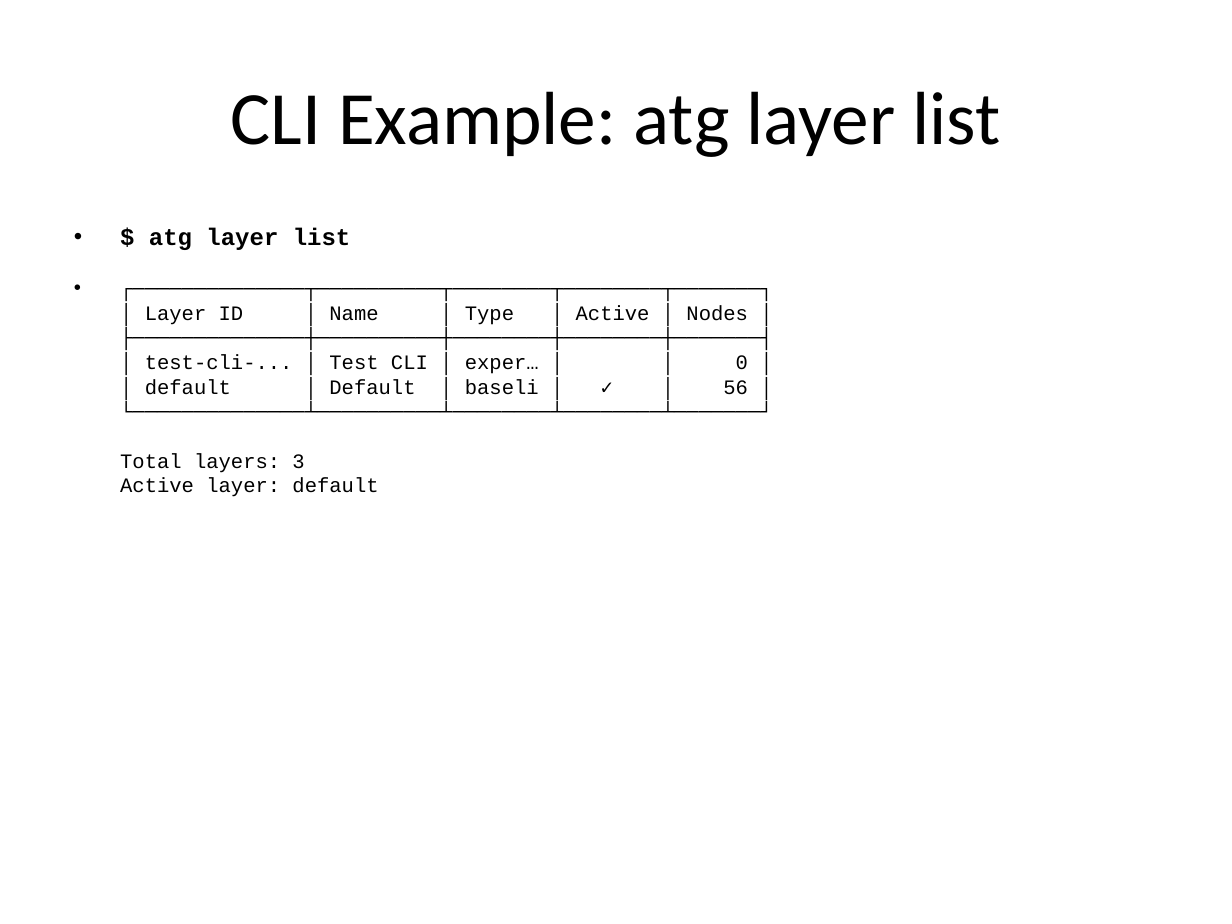
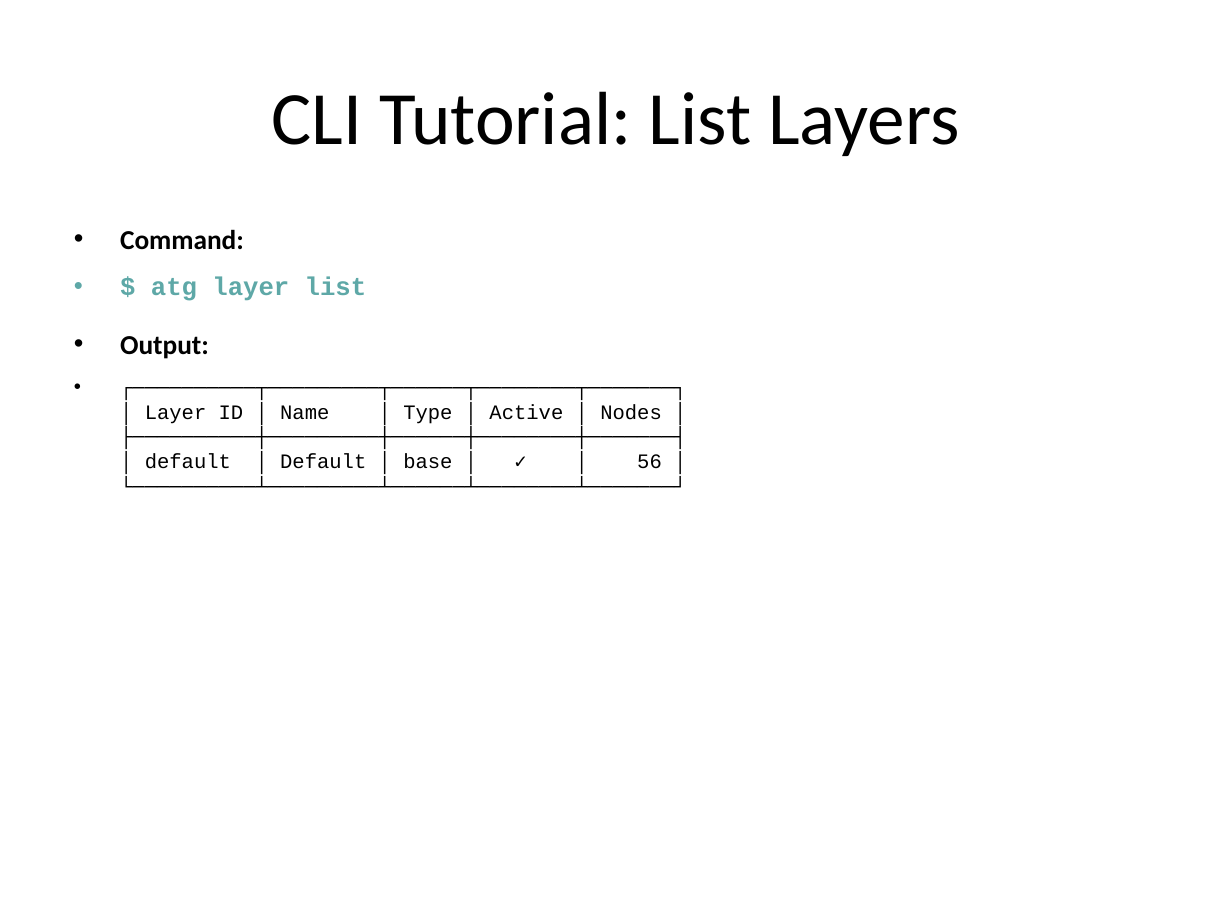
Before and after one commit to rysweet/azure-tenant-grapher, a slide deck: slide 8 of Multi_Layer_Graph_Projections.pptx (slide 9 before the commit). Drawn at 1232x924 pixels with LibreOffice and Linux fonts; fonts in the diff are those of the drawing. Boxes give left, top, right and bottom in pixels: in the first picture for what was removed or moved away, otherwise in the second. Text is boxed around its words. In the diff, an @@ line names an element or a change of style, - is before the commit and + after.

```diff
--- a/Multi_Layer_Graph_Projections.pptx
+++ b/Multi_Layer_Graph_Projections.pptx
@@ title at (271,91,959,156): text changed @@
-CLI Example: atg layer list
+CLI Tutorial: List Layers
@@ text at (120,229,244,250): paragraph added @@
+• Command:
@@ text at (151,276,367,301): size 14 to 15 pt, text colour #000000 to #5EA8A7 in "$ atg layer list" @@
@@ text at (120,336,662,469): text changed @@
-• ┌──────────────┬──────────┬────────┬────────┬───────┐
-  │ Layer ID │ Name │ Type │ Active │ Nodes │
-  ├──────────────┼──────────┼────────┼────────┼───────┤
-  │ test-cli-... │ Test CLI │ exper… │ │ 0 │
-  │ default │ Default │ baseli │ ✓ │ 56 │
-  └──────────────┴──────────┴────────┴────────┴───────┘
-  Total layers: 3
-  Active layer: default
+• Output:
+• ┌──────────┬─────────┬──────┬────────┬───────┐
+  │ Layer ID │ Name │ Type │ Active │ Nodes │
+  ├──────────┼─────────┼──────┼────────┼───────┤
+  │ default │ Default │ base │ ✓ │ 56 │
+  └──────────┴─────────┴──────┴────────┴───────┘
```
Also in this commit, not shown: 10 other slides changed, 5 slides added, 6 slides removed, 7 other files.
